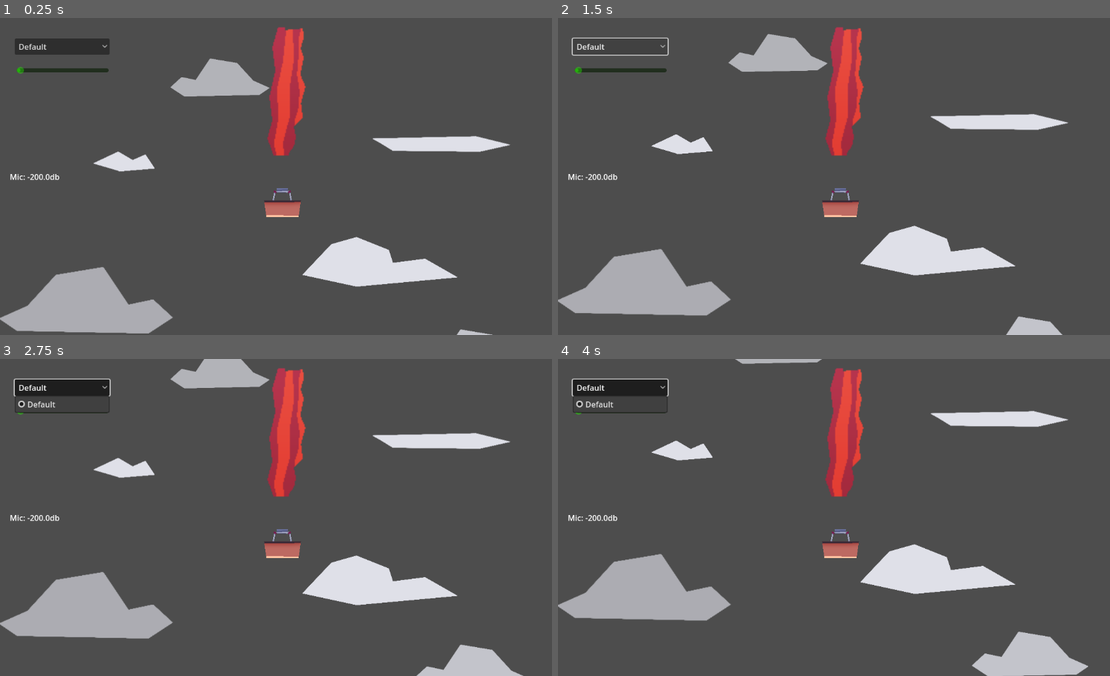
Above: before the commit, frames 1-4 (two rows, left to right).
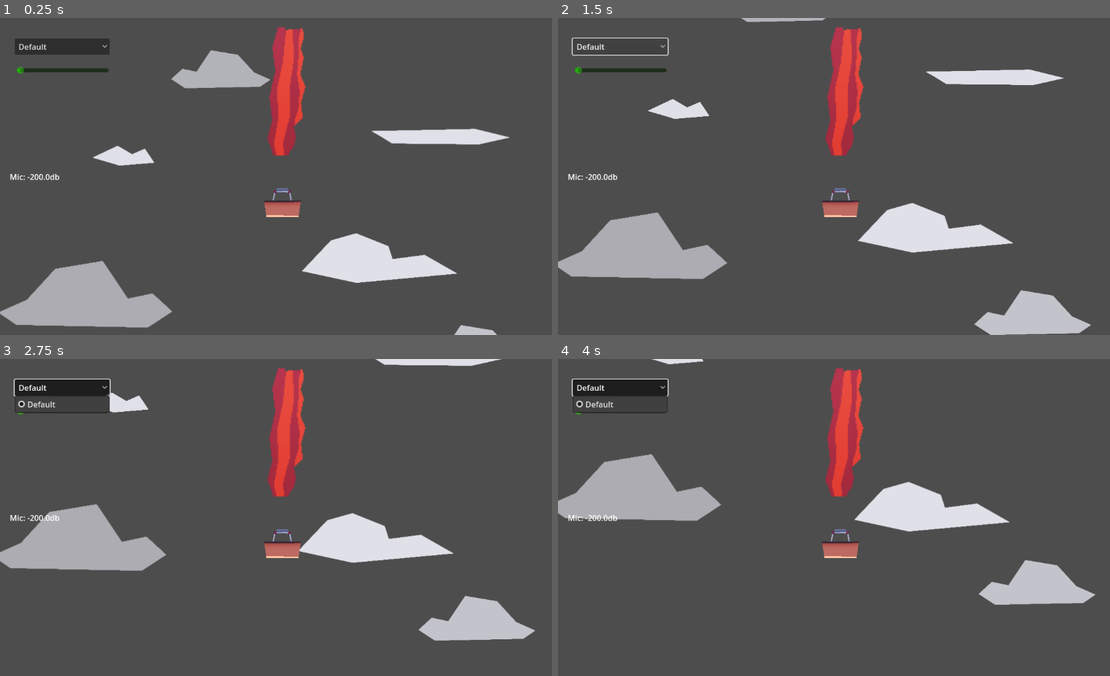
Above: after the commit, the same moments.

Repository: Fabianofski/minijam-191
Game: Godot game, scene res://scenes/game/game.tscn
Two runs of this game, one before a commit and one after it. Both use one fixed random seed, a clock stepped at 60 frames per second and the inputs below.
Inputs (mouse positions are in pixels of both pictures, inside the frame that each line leads up to):
- Up to frame 1 (0.25 s): no input
- Up to frame 2 (1.5 s): click "Default" at 0.5 s; click "Default" at 1.25 s
- Up to frame 3 (2.75 s): click "Default" at 2 s
- Up to frame 4 (4 s): move the mouse to (966, 501) at 2.77 s; move the mouse to (729, 533) at 3.52 s

The runs differ from the first frame. In frame 1, 4.6% of the frame differs, in the area x 0-93%, y 10-100%; in frame 2, 15%; in frame 3, 19%, in the area x 0-97%, y 0-100%; in frame 4, 18%.

Commit message:
Add: horizontal movement of obstacles

Diff:
--- a/project.godot
+++ b/project.godot
@@ -13,7 +13,6 @@
 config/name="New Game Project"
 run/main_scene="uid://ccx0v61gy2iva"
 config/features=PackedStringArray("4.4", "GL Compatibility")
-config/icon="res://icon.svg"
 
 [audio]
 
@@ -24,6 +23,7 @@
 
 MicControl="*res://scenes/game/mic_control/mic_control.tscn"
 SignalBus="*res://shared/signal_bus.gd"
+GameManager="*res://scenes/game/game_manager.gd"
 
 [rendering]
 
--- /dev/null
+++ b/scenes/game/game_manager.gd
@@ -0,0 +1,6 @@
+extends Node2D
+
+var current_speed: float = 80
+
+func _process(delta: float) -> void:
+	current_speed += delta
--- a/scenes/game/obstacles/bird/bird.tscn
+++ b/scenes/game/obstacles/bird/bird.tscn
@@ -5,6 +5,8 @@
 [ext_resource type="Texture2D" uid="uid://bdvxaxg4daff5" path="res://scenes/game/obstacles/bird/bird_wing_0_spr.png" id="3_tbp7n"]
 
 [node name="Obstacle" instance=ExtResource("1_vth8d")]
+speed_multiplier = Vector2(50, 1)
+randomize_flip = true
 
 [node name="Sprite2D" parent="." index="0"]
 position = Vector2(0, 0)
--- a/scenes/game/obstacles/clouds/cloud_0.tscn
+++ b/scenes/game/obstacles/clouds/cloud_0.tscn
@@ -6,7 +6,7 @@
 [node name="Obstacle" type="Node2D"]
 script = ExtResource("1_lr08q")
 destroy_bounds = -500.0
-speed_multiplier = 30.0
+speed_multiplier = Vector2(5, 1)
 randomize_brightness = true
 randomize_size = true
 randomize_flip = true
--- a/scenes/game/obstacles/obstacle.gd
+++ b/scenes/game/obstacles/obstacle.gd
@@ -1,7 +1,7 @@
 extends Node2D
 
 @export var destroy_bounds: float
-@export var speed_multiplier: float
+@export var speed_multiplier: Vector2 = Vector2(0, 1)
 @export var randomize_speed: bool = true
 @export var randomize_brightness: bool = false
 @export var randomize_size: bool = false
@@ -17,9 +17,12 @@
 		sprite.scale *= randf_range(0.6, 1.4)
 	if randomize_flip:
 		sprite.flip_h = randf() < 0.5
+		if sprite.flip_h:
+			speed_multiplier.x = -speed_multiplier.x
 
 func _process(delta: float) -> void:
-	position.y -= delta * speed_multiplier
+	position.y -= delta * GameManager.current_speed * speed_multiplier.y
+	position.x -= delta * speed_multiplier.x
 
 	if global_position.y <= destroy_bounds:
 		queue_free()
--- a/scenes/game/obstacles/obstacle.tscn
+++ b/scenes/game/obstacles/obstacle.tscn
@@ -9,7 +9,6 @@
 [node name="Obstacle" type="RigidBody2D"]
 script = ExtResource("1_gsu56")
 destroy_bounds = -500.0
-speed_multiplier = 30.0
 
 [node name="Sprite2D" type="Sprite2D" parent="."]
 position = Vector2(0, 10)
Not shown, added: scenes/game/game_manager.gd.uid
